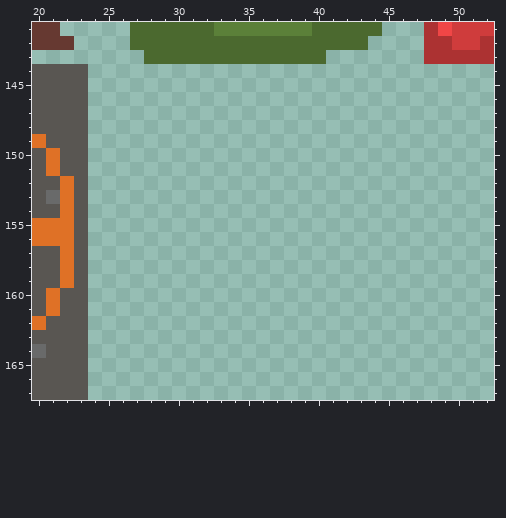
A pixel-art file gets an edit: graphics/tileset.ase. The first picture shows the starting point.
216x168 pixels, 1 frame. Colours within 5 levels of each other are drawn and written as one. Shown: x 20..52, y 141..167.
After:
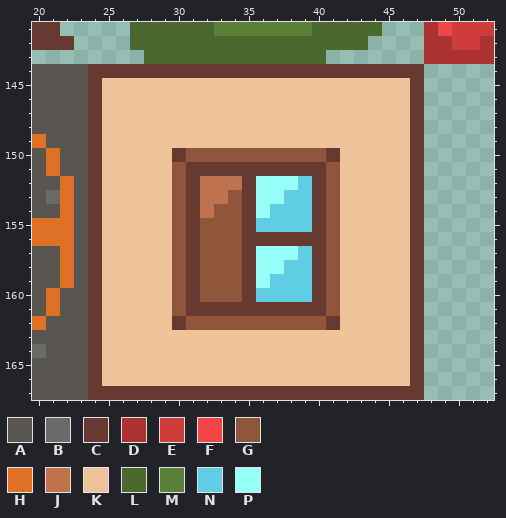
Palette (. is transparent): A #595652  B #696a6a  C #663931  D #ac3232  E #cf3c3c  F #f04646  G #8f563b  H #df7126  J #bf724e  K #eec39a  L #4b692f  M #5b8039  N #5fcde4  P #96fff8
From old to new:
{"y":144,"x":24,"old":"........................","new":"CCCCCCCCCCCCCCCCCCCCCCCC"}
{"y":145,"x":24,"old":"........................","new":"CKKKKKKKKKKKKKKKKKKKKKKC"}
{"y":146,"x":24,"old":"........................","new":"CKKKKKKKKKKKKKKKKKKKKKKC"}
{"y":147,"x":24,"old":"........................","new":"CKKKKKKKKKKKKKKKKKKKKKKC"}
{"y":148,"x":24,"old":"........................","new":"CKKKKKKKKKKKKKKKKKKKKKKC"}
{"y":149,"x":24,"old":"........................","new":"CKKKKKKKKKKKKKKKKKKKKKKC"}
{"y":150,"x":24,"old":"........................","new":"CKKKKKCGGGGGGGGGGCKKKKKC"}
{"y":151,"x":24,"old":"........................","new":"CKKKKKGCCCCCCCCCCGKKKKKC"}
{"y":152,"x":24,"old":"........................","new":"CKKKKKGCJJJCPPPNCGKKKKKC"}
{"y":153,"x":24,"old":"........................","new":"CKKKKKGCJJGCPPNNCGKKKKKC"}
{"y":154,"x":24,"old":"........................","new":"CKKKKKGCJGGCPNNNCGKKKKKC"}
{"y":155,"x":24,"old":"........................","new":"CKKKKKGCGGGCNNNNCGKKKKKC"}
{"y":156,"x":24,"old":"........................","new":"CKKKKKGCGGGCCCCCCGKKKKKC"}
{"y":157,"x":24,"old":"........................","new":"CKKKKKGCGGGCPPPNCGKKKKKC"}
{"y":158,"x":24,"old":"........................","new":"CKKKKKGCGGGCPPNNCGKKKKKC"}
{"y":159,"x":24,"old":"........................","new":"CKKKKKGCGGGCPNNNCGKKKKKC"}
{"y":160,"x":24,"old":"........................","new":"CKKKKKGCGGGCNNNNCGKKKKKC"}
{"y":161,"x":24,"old":"........................","new":"CKKKKKGCCCCCCCCCCGKKKKKC"}
{"y":162,"x":24,"old":"........................","new":"CKKKKKCGGGGGGGGGGCKKKKKC"}
{"y":163,"x":24,"old":"........................","new":"CKKKKKKKKKKKKKKKKKKKKKKC"}
{"y":164,"x":24,"old":"........................","new":"CKKKKKKKKKKKKKKKKKKKKKKC"}
{"y":165,"x":24,"old":"........................","new":"CKKKKKKKKKKKKKKKKKKKKKKC"}
{"y":166,"x":24,"old":"........................","new":"CKKKKKKKKKKKKKKKKKKKKKKC"}
{"y":167,"x":24,"old":"........................","new":"CCCCCCCCCCCCCCCCCCCCCCCC"}
